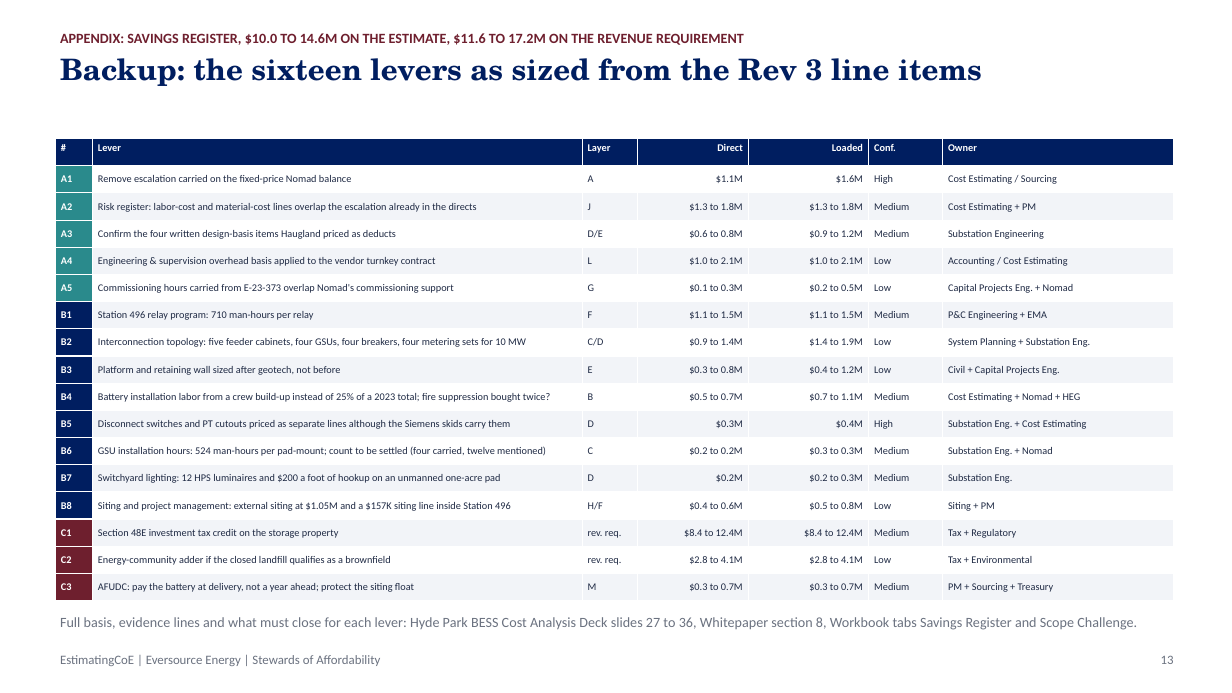
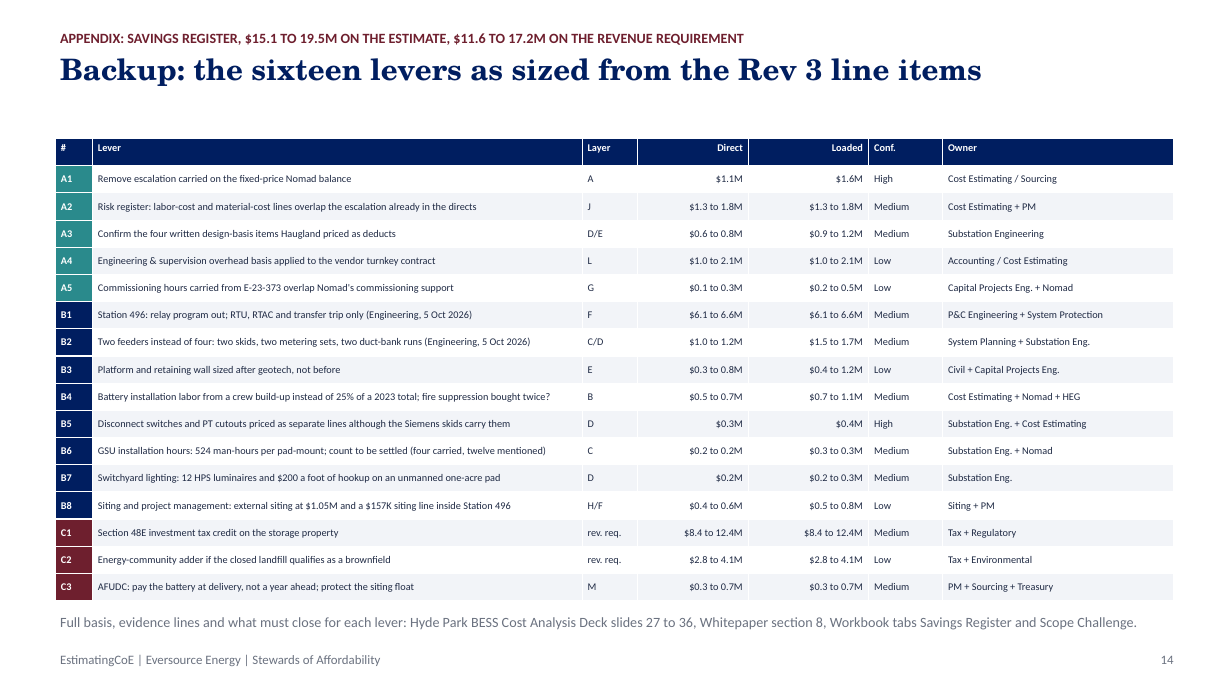
Before and after one commit to gbassaragh/BESS, a slide deck: slide 14 of Hyde Park BESS/6) Cost Analysis Deliverables/Hyde Park BESS - Leadership Brief.pptx (slide 13 before the commit). Drawn at 1232x693 pixels with LibreOffice and Linux fonts; fonts in the diff are those of the drawing. Boxes give left, top, right and bottom in pixels: in the first picture for what was removed or moved away, otherwise in the second. Text is boxed around its words. In the diff, an @@ line names an element or a change of style, - is before the commit and + after.

```diff
--- a/Hyde Park BESS/6) Cost Analysis Deliverables/Hyde Park BESS - Leadership Brief.pptx
+++ b/Hyde Park BESS/6) Cost Analysis Deliverables/Hyde Park BESS - Leadership Brief.pptx
@@ text at [60,33,744,45]: text changed @@
-APPENDIX: SAVINGS REGISTER, $10.0 TO 14.6M ON THE ESTIMATE, $11.6 TO 17.2M ON THE REVENUE REQUIREMENT
+APPENDIX: SAVINGS REGISTER, $15.1 TO 19.5M ON THE ESTIMATE, $11.6 TO 17.2M ON THE REVENUE REQUIREMENT
@@ table at [55,139,1174,601] @@
-row 7: B1 | Station 496 relay program: 710 man-hours per relay | F | $1.1 to 1.5M | $1.1 to 1.5M | Medium | P&C Engineering + EMA
+row 7: B1 | Station 496: relay program out; RTU, RTAC and transfer trip only (Engineering, 5 Oct 2026) | F | $6.1 to 6.6M | $6.1 to 6.6M | Medium | P&C Engineering + System Protection
-row 8: B2 | Interconnection topology: five feeder cabinets, four GSUs, four breakers, four metering sets for 10 MW | C/D | $0.9 to 1.4M | $1.4 to 1.9M | Low | System Planning + Substation Eng.
+row 8: B2 | Two feeders instead of four: two skids, two metering sets, two duct-bank runs (Engineering, 5 Oct 2026) | C/D | $1.0 to 1.2M | $1.5 to 1.7M | Medium | System Planning + Substation Eng.
@@ text at [1161,656,1174,664]: text changed @@
-13
+14
```
Also in this commit, not shown: 11 other slides changed, 1 slide added, 23 other files.
